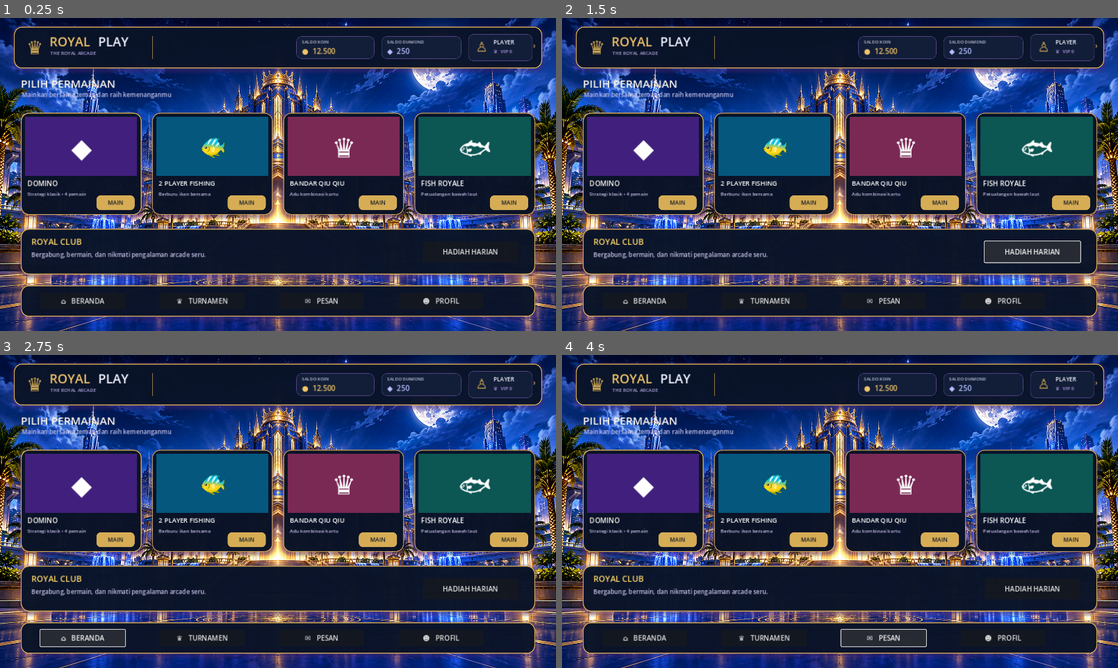
Above: before the commit, frames 1-4 (two rows, left to right).
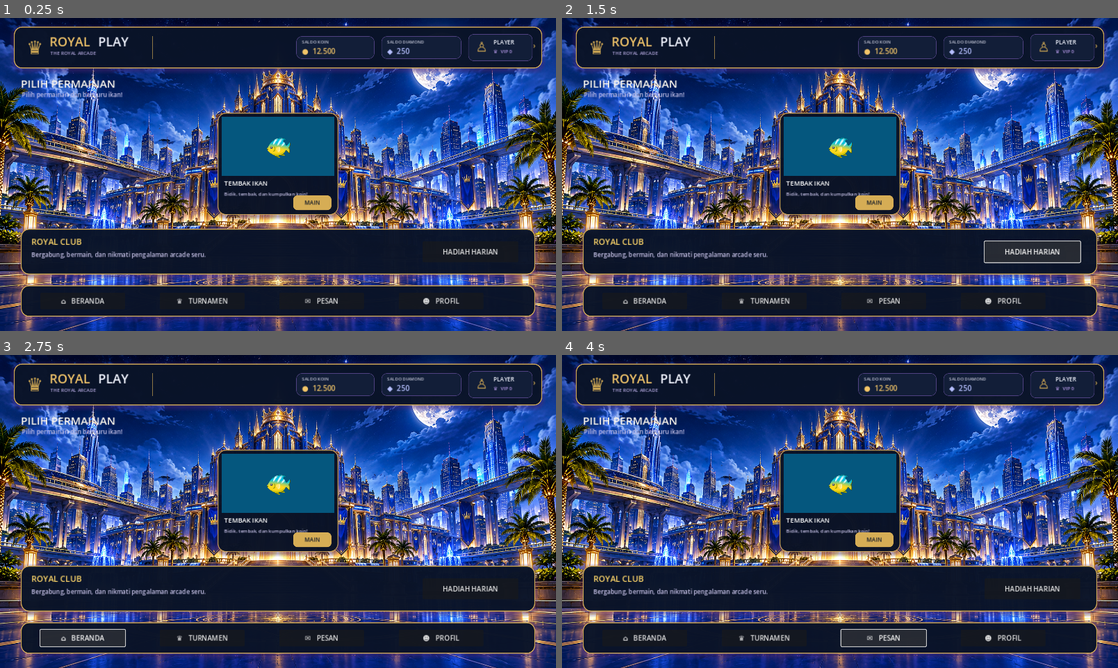
Above: after the commit, the same moments.

Repository: RancakaraGames/Gta-clone
Game: Godot game, scene res://scenes/Lobby.tscn
Same seed, same stepped clock (60 frames per second), same inputs: the game is played once before the commit and once after it.
Inputs:
- Up to frame 1 (0.25 s): no input
- Up to frame 2 (1.5 s): click "MAIN" at 0.5 s; click "HADIAH HARIAN" at 1.25 s
- Up to frame 3 (2.75 s): click "⌂ BERANDA" at 2 s
- Up to frame 4 (4 s): click "♛ TURNAMEN" at 2.75 s; click "✉ PESAN" at 3.5 s

The runs differ from the first frame. In frame 1, 27% of the frame differs, in the area x 3-97%, y 23-65%; in frame 2, 27%; in frame 3, 27%; in frame 4, 27%.

Commit message:
Focus lobby on Fish Shooting game first

Diff:
--- a/scenes/Lobby.tscn
+++ b/scenes/Lobby.tscn
@@ -299,7 +299,7 @@
 offset_bottom = 190.0
 theme_override_colors/font_color = Color(0.784314, 0.764706, 0.913725, 1)
 theme_override_font_sizes/font_size = 14
-text = "Mainkan bersama teman dan raih kemenanganmu"
+text = "Pilih permainan dan berburu ikan!"
 
 [node name="GameContainer" type="Control" parent="."]
 offset_left = 48.0
@@ -308,6 +308,7 @@
 offset_bottom = 453.0
 
 [node name="DominoCard" type="Panel" parent="GameContainer"]
+visible = false
 offset_right = 278.0
 offset_bottom = 235.0
 theme_override_styles/panel = SubResource("StyleBox_domino")
@@ -362,8 +363,8 @@
 text = "MAIN"
 
 [node name="FishingCard" type="Panel" parent="GameContainer"]
-offset_left = 302.0
-offset_right = 580.0
+offset_left = 453.0
+offset_right = 731.0
 offset_bottom = 235.0
 theme_override_styles/panel = SubResource("StyleBox_fishing")
 
@@ -391,7 +392,7 @@
 offset_bottom = 176.0
 theme_override_colors/font_color = Color(1, 1, 1, 1)
 theme_override_font_sizes/font_size = 15
-text = "2 PLAYER FISHING"
+text = "TEMBAK IKAN"
 
 [node name="Description" type="Label" parent="GameContainer/FishingCard"]
 offset_left = 15.0
@@ -400,7 +401,7 @@
 offset_bottom = 200.0
 theme_override_colors/font_color = Color(0.784314, 0.764706, 0.913725, 1)
 theme_override_font_sizes/font_size = 11
-text = "Berburu ikan bersama"
+text = "Bidik, tembak, dan kumpulkan koin!"
 
 [node name="PlayButton" type="Button" parent="GameContainer/FishingCard"]
 theme_override_colors/font_color = Color(0.0352941, 0.0705882, 0.145098, 1)
@@ -416,6 +417,7 @@
 text = "MAIN"
 
 [node name="QiuQiuCard" type="Panel" parent="GameContainer"]
+visible = false
 offset_left = 604.0
 offset_right = 882.0
 offset_bottom = 235.0
@@ -471,6 +473,7 @@
 text = "MAIN"
 
 [node name="FishRoyaleCard" type="Panel" parent="GameContainer"]
+visible = false
 offset_left = 906.0
 offset_right = 1184.0
 offset_bottom = 235.0
